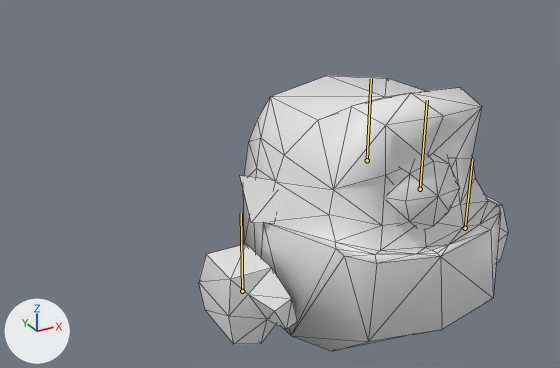
What one commit did to the glTF model godot/assets/third_party/gobkit/minion/minion-b02.glb.
Camera for both pictures: a 50 mm lens placed at (-1.025, -1.427, 0.703), pointed at (-0.085, 0.282, -0.152). The axes (+X, +Y, +Z) are drawn at lower left. The lights are the same throughout. The older version comes first. The bones that change, and the others that lie on the model, are drawn over the model as lines. Mesh edges are drawn as thin lines.

The first picture shows 'body01', 'body02', 'body03', 'body04'.
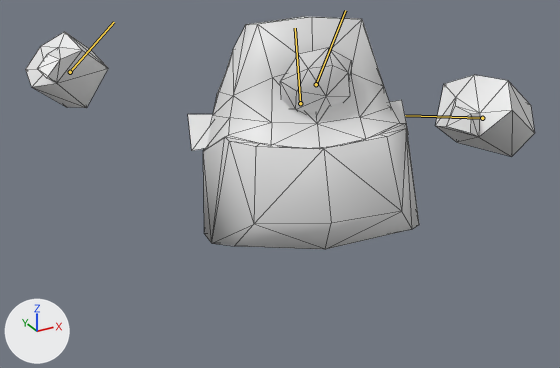
The newer file adds an action. The first version stands in its rest pose; the second is drawn at frame 6 of the action 'attack'.

Boxes [x1, y1, x2, y2] around the edits, measured in the pictures (560 x 368 px):
'body01', posed (16% narrower, 16% shorter): before [243, 76, 501, 351]; after [203, 17, 419, 249]
'body03', posed (65% wider, 17% shorter): before [199, 196, 508, 345]; after [26, 32, 535, 156]
'body04', posed (11% shorter): before [388, 155, 460, 229]; after [280, 48, 351, 114]
'body02', posed: before [240, 176, 276, 223]; after [188, 100, 409, 151]
bone 'Hips', root to tip: before (367, 160) to (371, 78); after (300, 103) to (295, 28)
bone 'Head', root to tip: before (420, 189) to (427, 100); after (316, 84) to (345, 10)
bone 'RightArm', root to tip: before (242, 291) to (241, 213); after (70, 72) to (114, 22)
bone 'LeftArm', root to tip: before (465, 228) to (472, 159); after (482, 118) to (405, 115)

The edits, one by one:
Bone 'Hips' (bone_hips) moves from (0.0, 0.0, 0.0) to (0.0, 0.053, -0.32).
Bone 'Hips' (bone_hips) turns from (0, 0, 0) to (-22, -20, 1) degrees about its own x, y and z.
Bone 'Head' (bone_head) moves from (0.0, 0.0, 0.0) to (0.008, 0.03, 0.005).
Bone 'Head' (bone_head) turns from (0, 0, 0) to (38, 19, -7) degrees about its own x, y and z.
Bone 'RightArm' (bone_rightarm) moves from (0.0, 0.0, 0.0) to (-0.305, 0.426, -0.354).
Bone 'RightArm' (bone_rightarm) turns from (0, 0, 0) to (9, -36, -52) degrees about its own x, y and z.
Bone 'LeftArm' (bone_leftarm) moves from (0.0, 0.0, 0.0) to (0.038, 0.187, 0.328).
Bone 'LeftArm' (bone_leftarm) turns from (0, 0, 0) to (-46, 10, 71) degrees about its own x, y and z.
